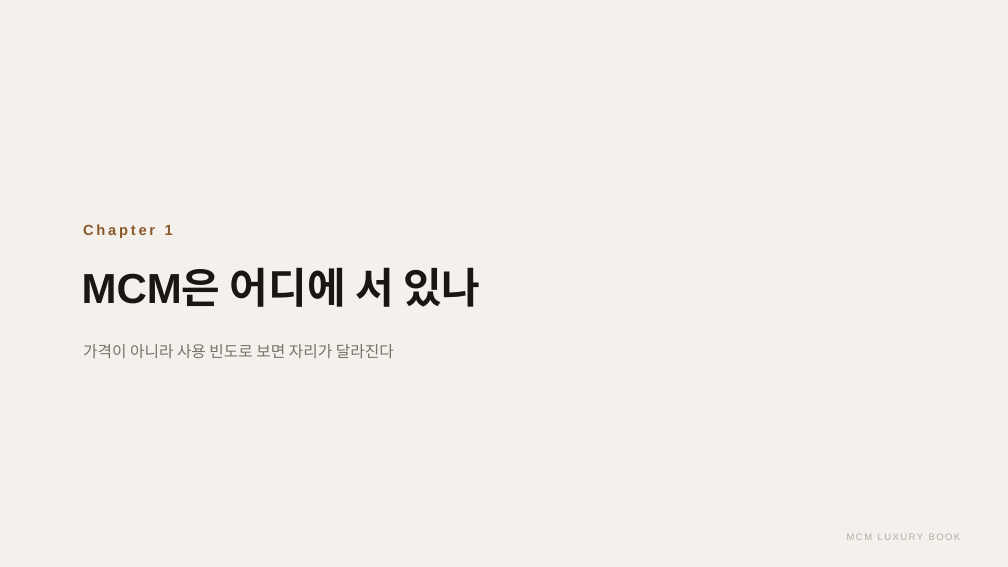
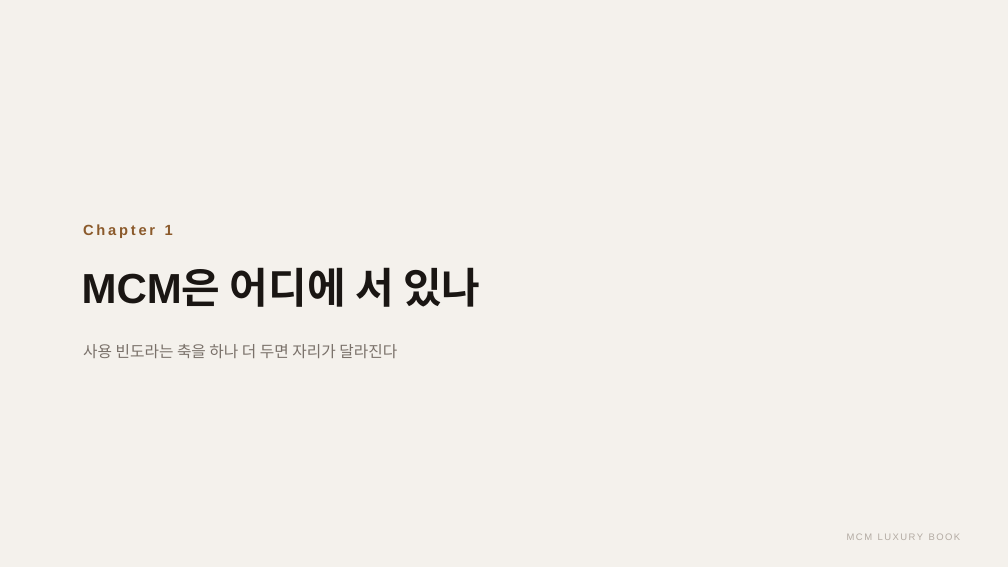
Before and after one commit to elominatedCloud/likeGonzi, a slide deck: slide 3 of docs/ir/MCM_Luxury_Book_IR.pptx. Drawn at 1008x567 pixels with LibreOffice and Linux fonts; fonts in the diff are those of the drawing. Boxes give left, top, right and bottom in pixels: in the first picture for what was removed or moved away, otherwise in the second. Text is boxed around its words. In the diff, an @@ line names an element or a change of style, - is before the commit and + after.

```diff
--- a/docs/ir/MCM_Luxury_Book_IR.pptx
+++ b/docs/ir/MCM_Luxury_Book_IR.pptx
@@ text at [83, 344, 397, 358]: text changed @@
-가격이 아니라 사용 빈도로 보면 자리가 달라진다
+사용 빈도라는 축을 하나 더 두면 자리가 달라진다
```
Also in this commit, not shown: 21 other slides changed, 3 other files.
